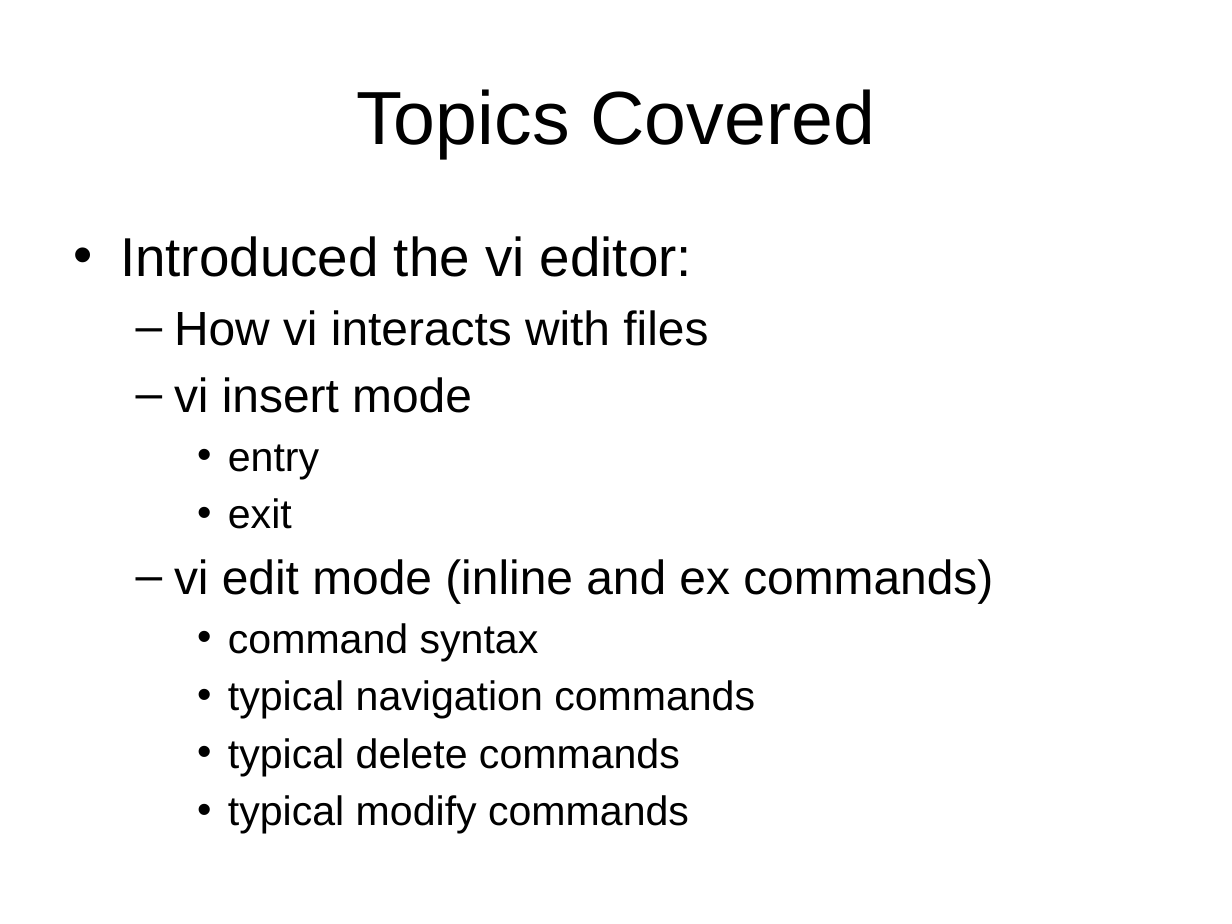
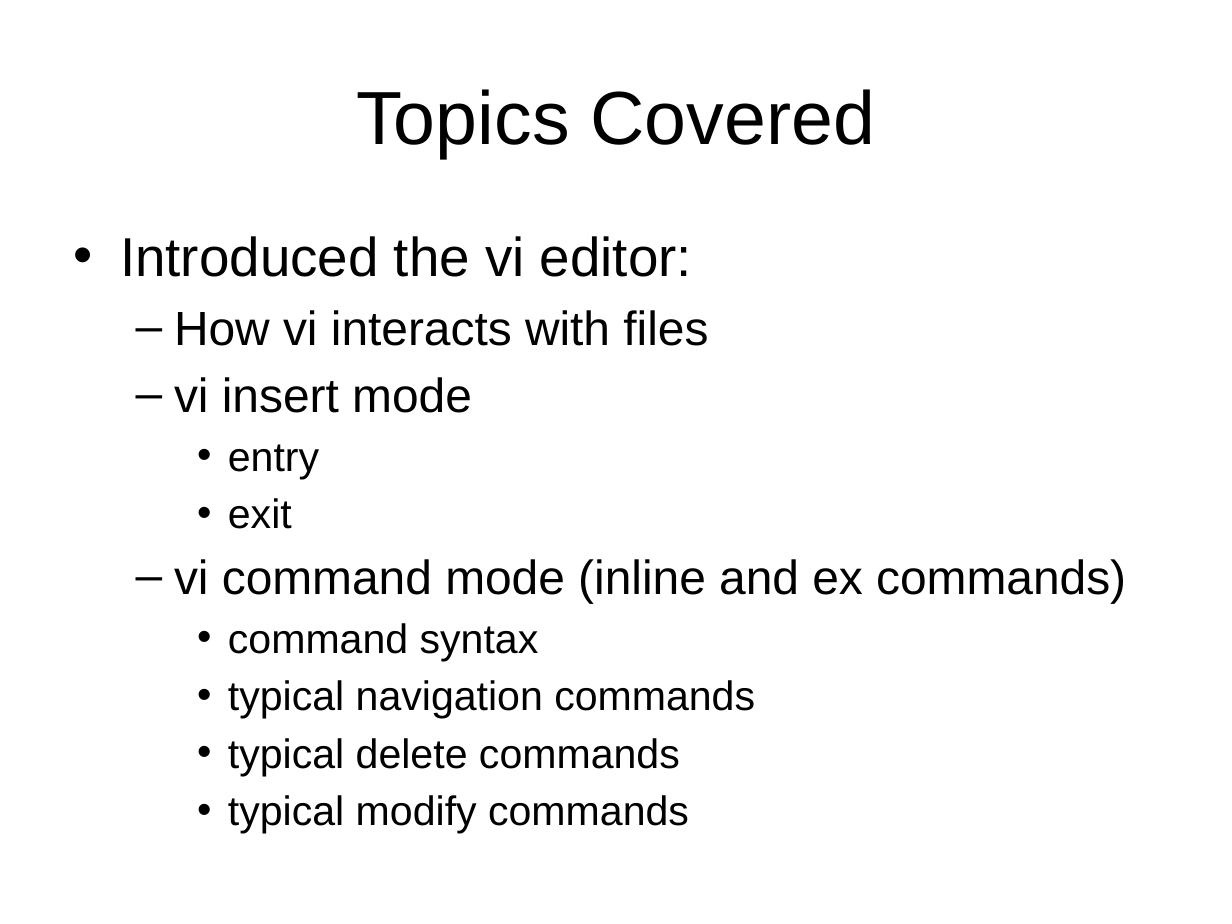
Before and after one commit to jb23lm87/OS-prednasky, a slide deck: slide 30 of LC UNIX/vi editor 1.pptx. Drawn at 1232x924 pixels with LibreOffice and Linux fonts; fonts in the diff are those of the drawing. Boxes give left, top, right and bottom in pixels: in the first picture for what was removed or moved away, otherwise in the second. Text is boxed around its words. In the diff, an @@ line names an element or a change of style, - is before the commit and + after.

```diff
--- a/LC UNIX/vi editor 1.pptx
+++ b/LC UNIX/vi editor 1.pptx
@@ text at [174, 559, 1126, 603]: text changed @@
-  – vi edit mode (inline and ex commands)
+  – vi command mode (inline and ex commands)
```
Also in this commit, not shown: 13 other slides changed, 1 slide added, 1 slide removed.
